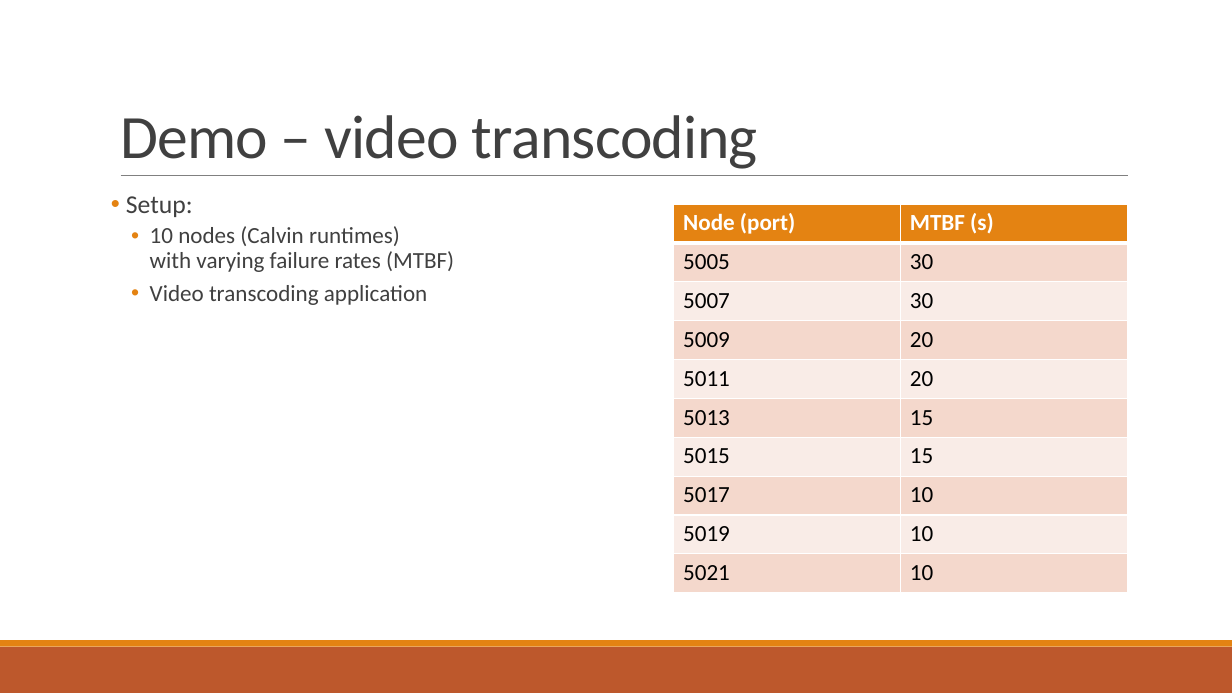
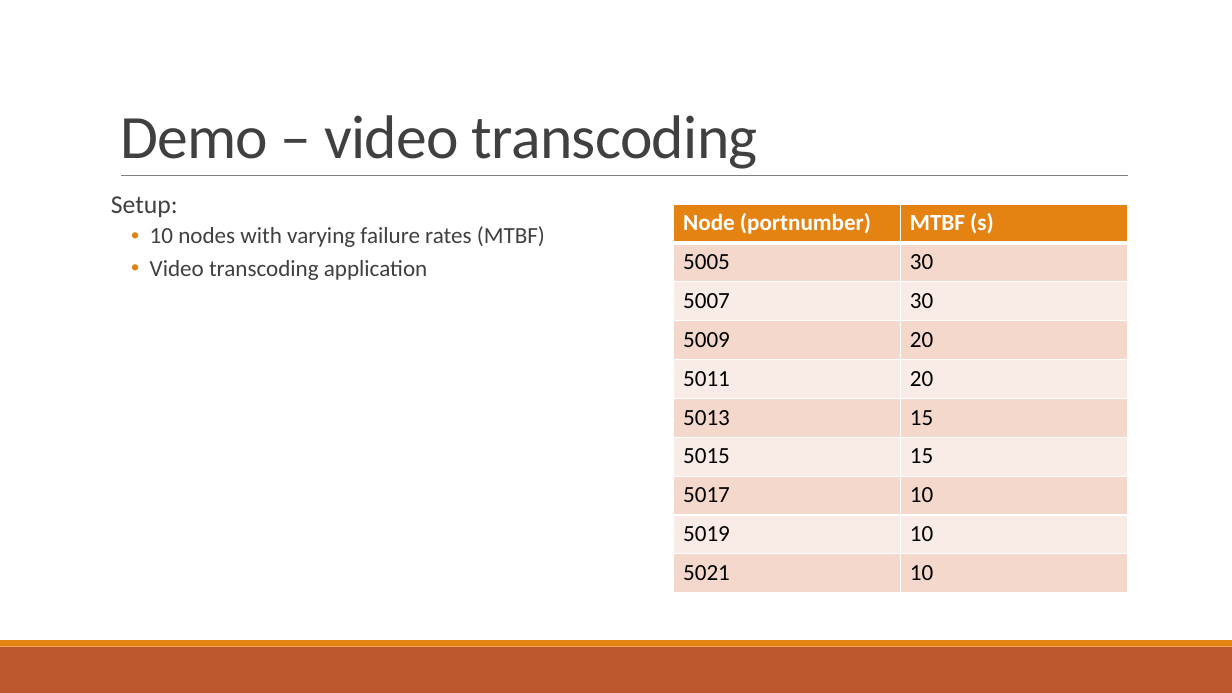
Before and after one commit to PStahl/master_thesis, a slide deck: slide 50 of presentation/presentation2.pptx. Drawn at 1232x693 pixels with LibreOffice and Linux fonts; fonts in the diff are those of the drawing. Boxes give left, top, right and bottom in pixels: in the first picture for what was removed or moved away, otherwise in the second. Text is boxed around its words. In the diff, an @@ line names an element or a change of style, - is before the commit and + after.

Commit message:
update presentation

```diff
--- a/presentation/presentation2.pptx
+++ b/presentation/presentation2.pptx
@@ text at (x1=111, y1=196, x2=178, y2=217): bullet • to none @@
@@ table at (x1=674, y1=204, x2=1127, y2=593) @@
-row 1, column 1: Node (port)
+row 1, column 1: Node (portnumber)
@@ text at (x1=150, y1=226, x2=545, y2=247): text changed @@
-  • 10 nodes (Calvin runtimes)
-    with varying failure rates (MTBF)
+  • 10 nodes with varying failure rates (MTBF)
```
Also in this commit, not shown: 5 other slides changed.
